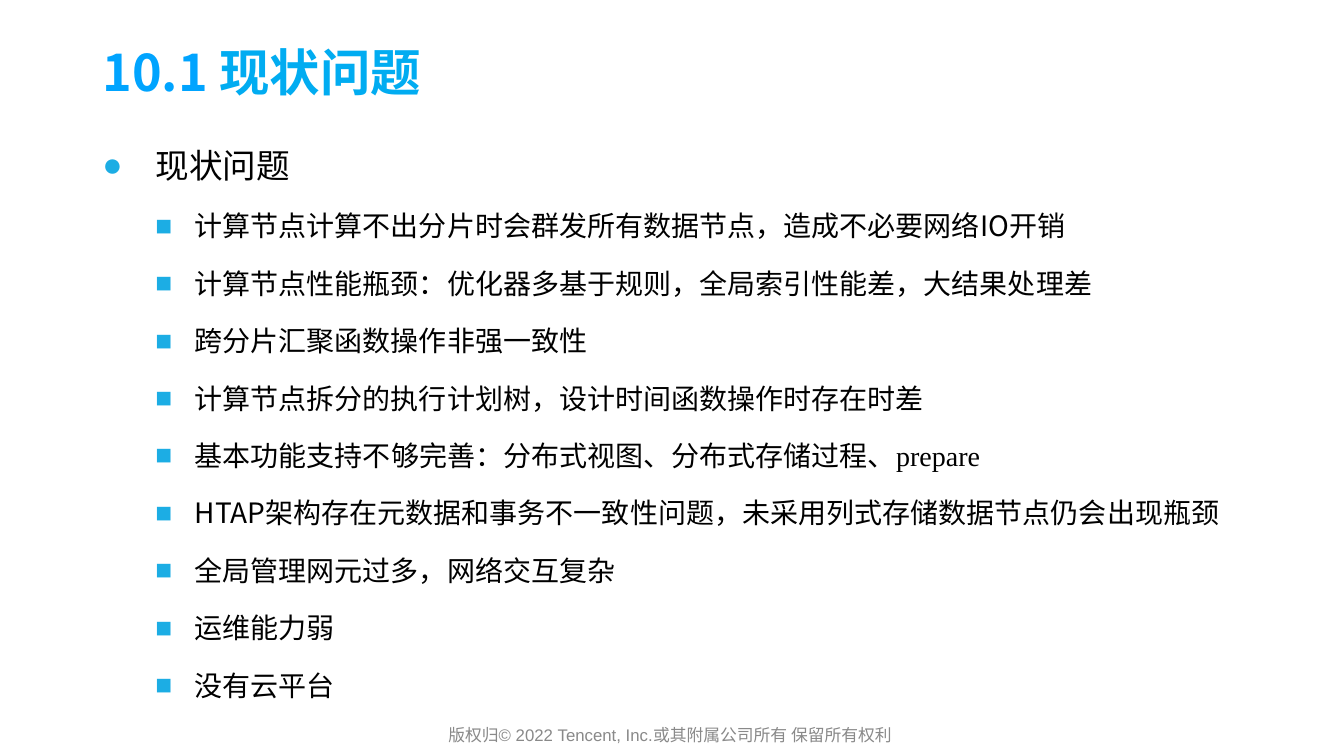
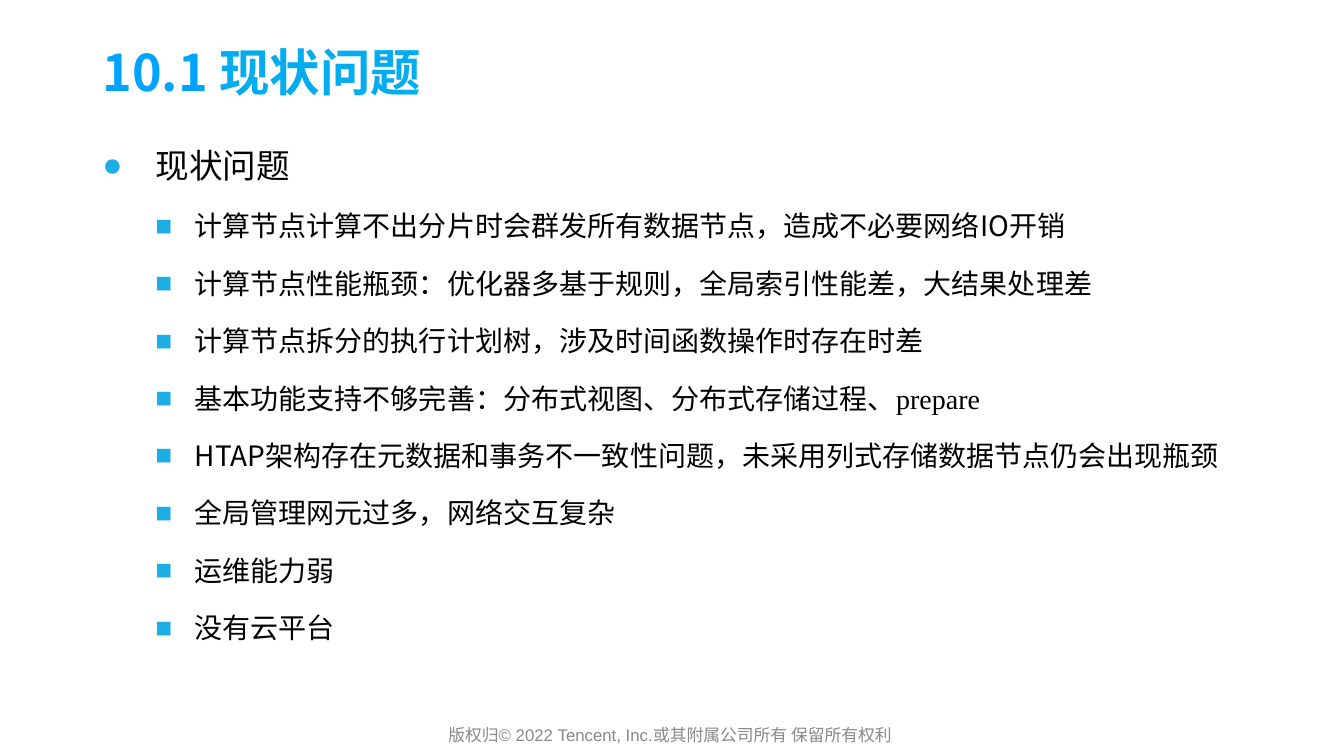
Before and after one commit to yedushusheng/mysql-learning, a slide deck: slide 67 of 28. OLTP/GoldenDB产品简介及架构解析.pptx. Drawn at 1344x756 pixels with LibreOffice and Linux fonts; fonts in the diff are those of the drawing; background and template pictures are left out. Boxes give left, top, right and bottom in pixels: in the first picture for what was removed or moved away, otherwise in the second. Text is boxed around its words. In the diff, an @@ line names an element or a change of style, - is before the commit and + after.

```diff
--- a/28. OLTP/GoldenDB产品简介及架构解析.pptx
+++ b/28. OLTP/GoldenDB产品简介及架构解析.pptx
@@ text at [195,327,924,354]: text changed @@
-  ■ 跨分片汇聚函数操作非强一致性
-  ■ 计算节点拆分的执行计划树，设计时间函数操作时存在时差
+  ■ 计算节点拆分的执行计划树，涉及时间函数操作时存在时差
```
Also in this commit, not shown: 3 other slides changed.
